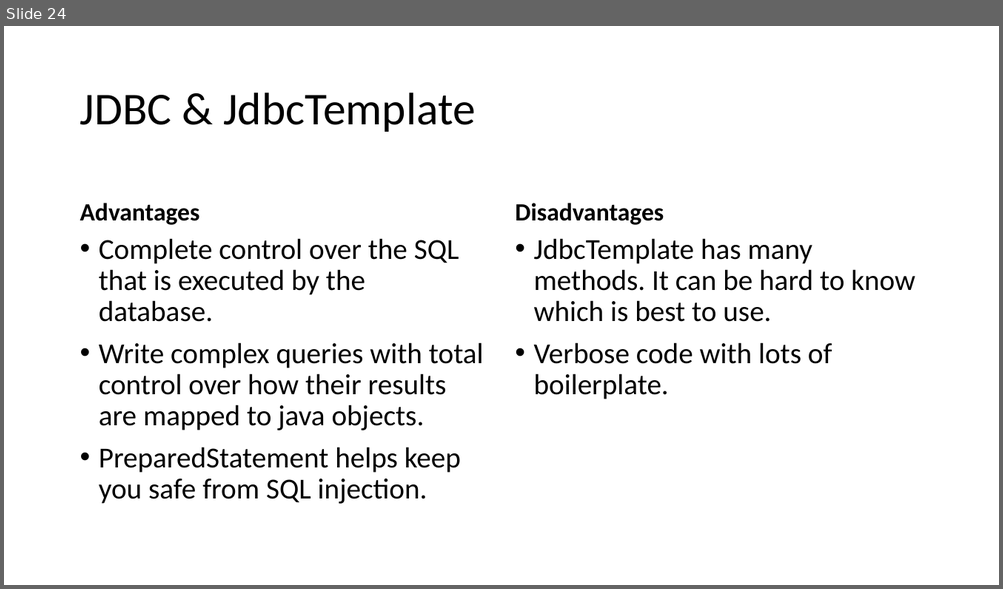
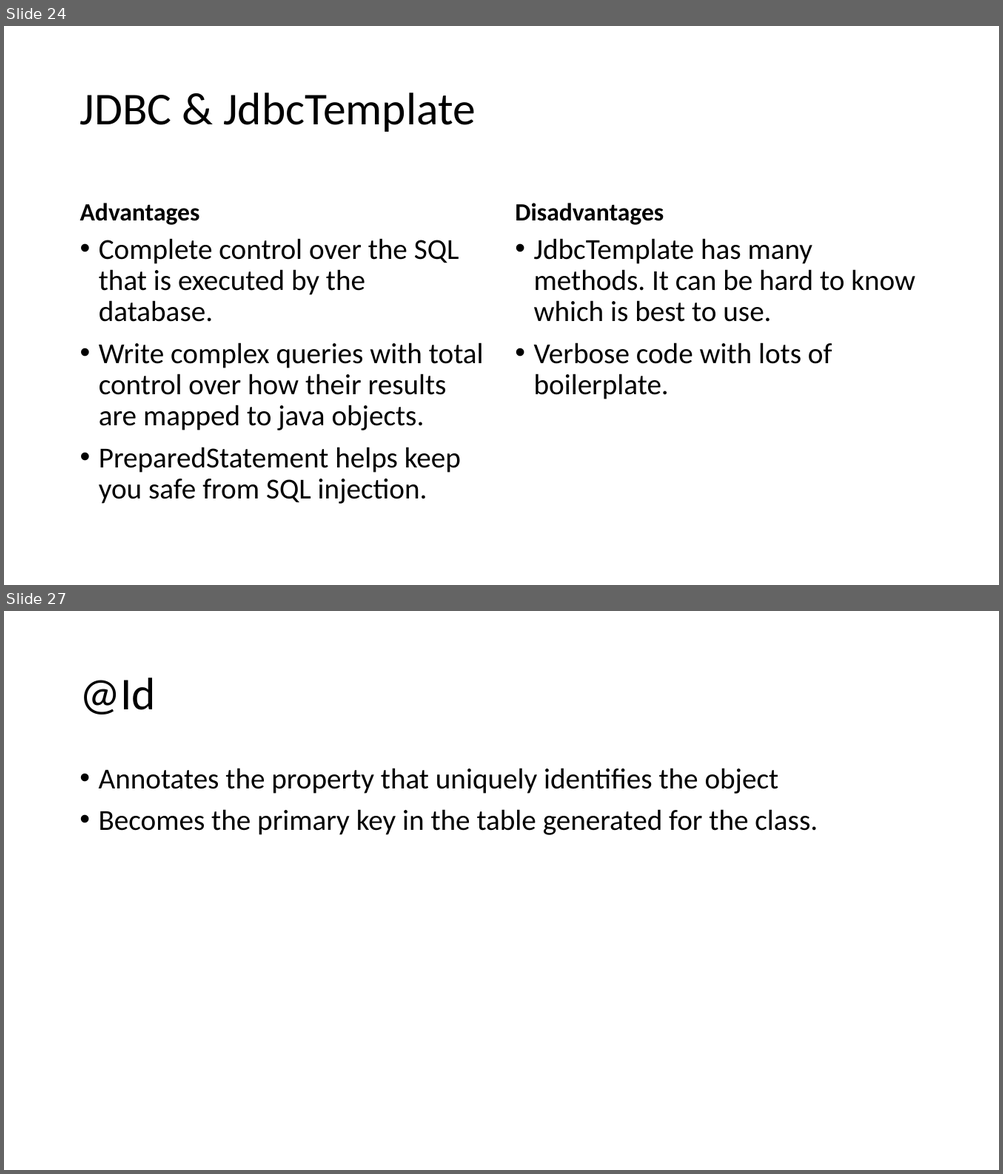
Before and after one commit to ryl/cybr406-2020, a slide deck: files/databases.pptx. Shown one above the other, each under a label of ours: slide 24 before the commit, slides 24 and 27 after it; the slides between them are not shown. The pictures are 1003x589 and 1003x1174 pixels, drawn with LibreOffice and Linux fonts; fonts in the diff are those of the drawing. Boxes give left, top, right and bottom in pixels: in the first picture for what was removed or moved away, otherwise in the second. Text is boxed around its words. In the diff, an @@ line names an element or a change of style, - is before the commit and + after.

```diff
--- a/files/databases.pptx
+++ b/files/databases.pptx
@@ slide 27 added at [4, 611, 999, 1170], background #FFFFFF @@
@@ title added at [79, 678, 156, 715], 44 pt, text #000000 @@
+@Id
@@ text added at [99, 768, 817, 835], 28 pt, text #000000 @@
+• Annotates the property that uniquely identifies the object
+• Becomes the primary key in the table generated for the class.
```
Also in this commit, not shown: 13 other slides added, 2 other files.
